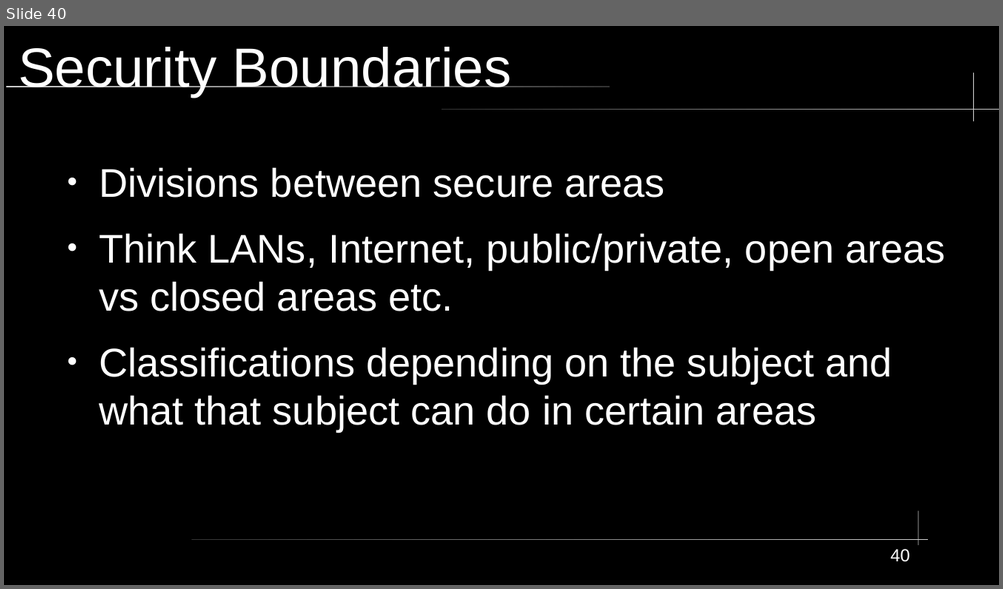
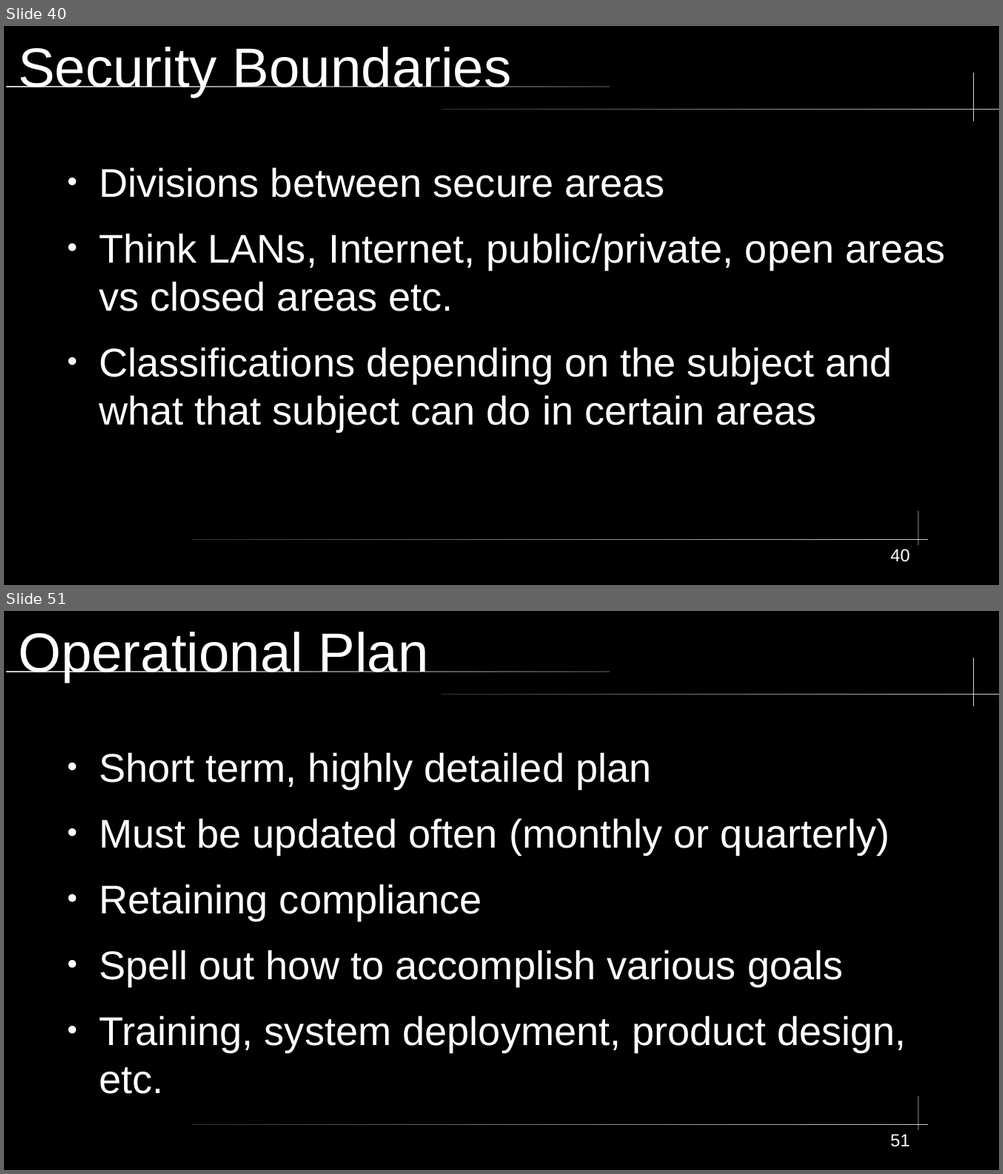
Before and after one commit to City-Colleges-of-Chicago-Cybersecurity/COMPSFI-214, a slide deck: 2026/Spring/powerpoints/Chapter-01-Security-Governance-Through-Principles-and-Policies.odp. Shown one above the other, each under a label of ours: slide 40 before the commit, slides 40 and 51 after it; the slides between them are not shown. The pictures are 1003x589 and 1003x1174 pixels, drawn with LibreOffice and Linux fonts; fonts in the diff are those of the drawing. Boxes give left, top, right and bottom in pixels: in the first picture for what was removed or moved away, otherwise in the second. Text is boxed around its words. In the diff, an @@ line names an element or a change of style, - is before the commit and + after.

```diff
--- a/2026/Spring/powerpoints/Chapter-01-Security-Governance-Through-Principles-and-Policies.odp
+++ b/2026/Spring/powerpoints/Chapter-01-Security-Governance-Through-Principles-and-Policies.odp
@@ slide 51 added at (4,611,999,1170), background #000000; not listed: 5 template elements that a slide beside it also shows @@
@@ title added at (18,632,429,682), 44 pt, text #FFFFFF @@
+Operational Plan
@@ text added at (99,752,906,1094), 32 pt, text #FFFFFF @@
+● Short term, highly detailed plan
+● Must be updated often (monthly or quarterly)
+● Retaining compliance
+● Spell out how to accomplish various goals
+● Training, system deployment, product design, etc.
@@ page number added at (890,1134,909,1147), 14 pt, text #FFFFFF @@
+51
```
Also in this commit, not shown: 1 slide changed, 11 other slides added, 1 other file.
